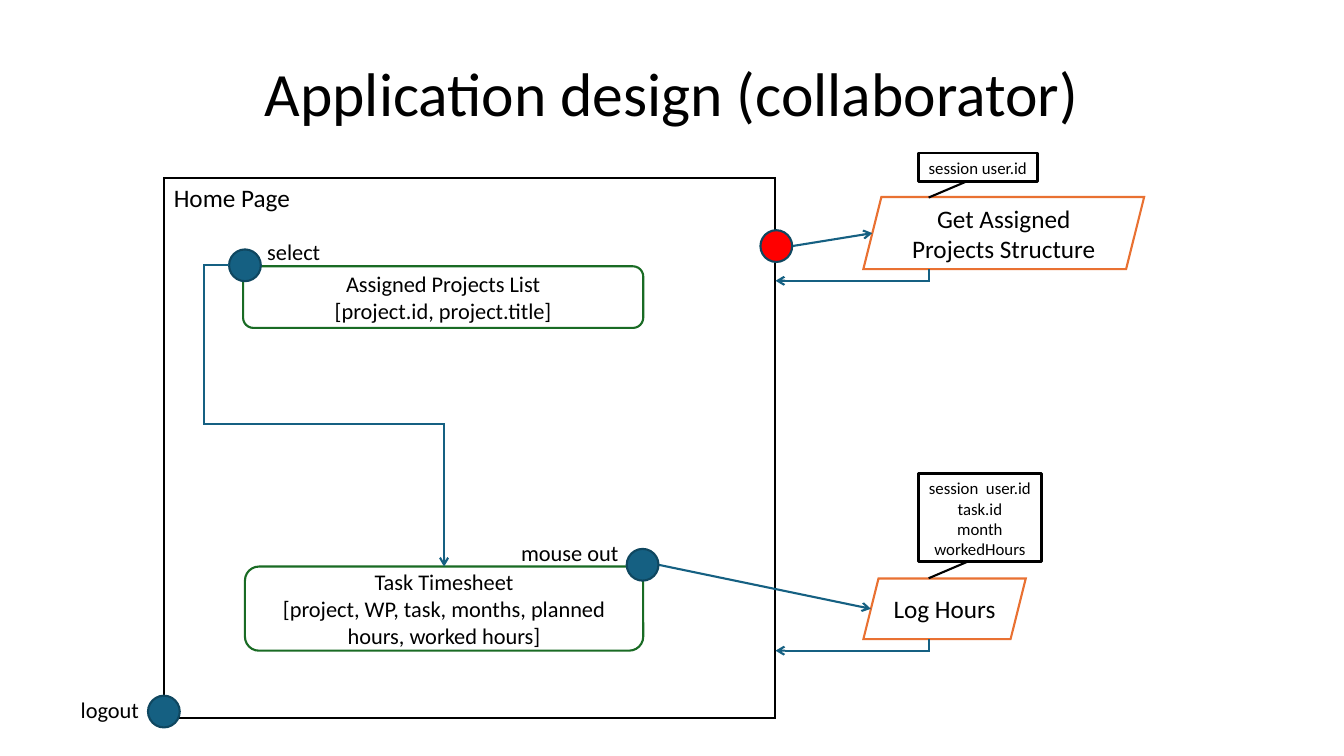
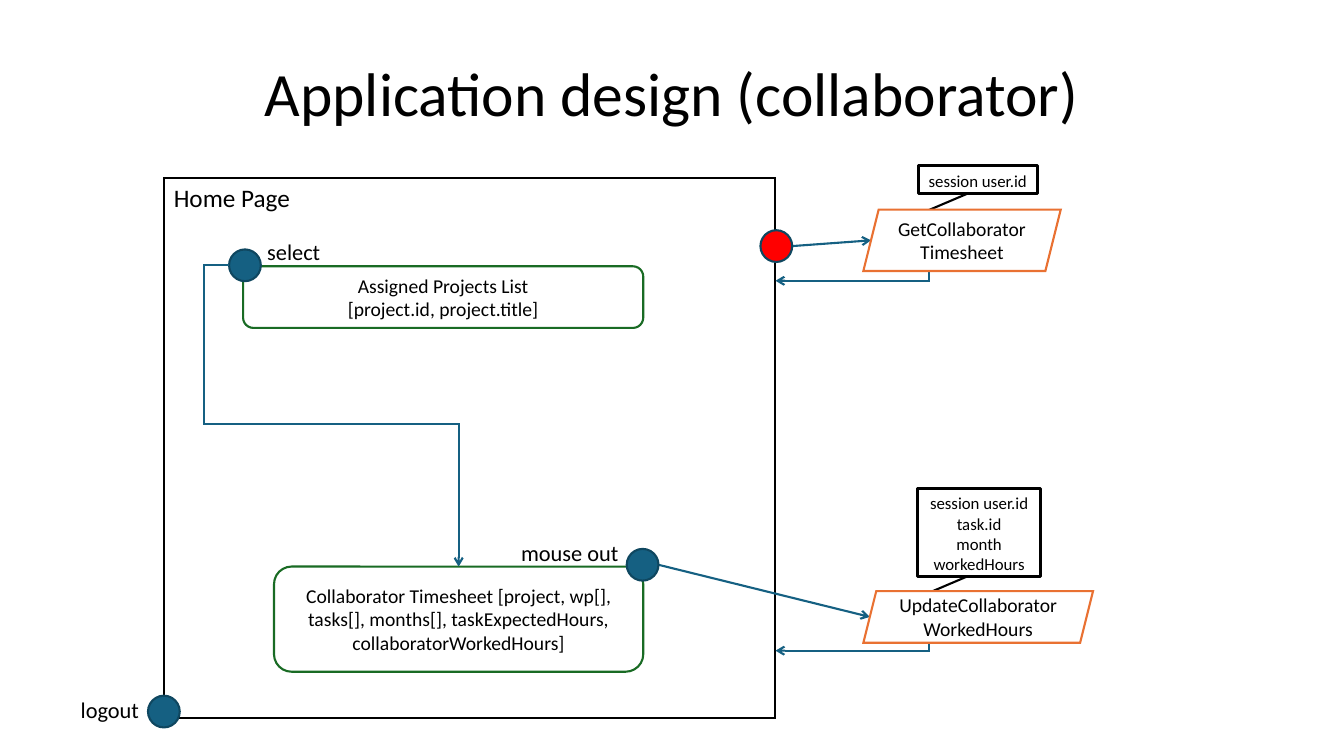
Before and after one commit to gilbertobrambilla/tiw-2026-html, a slide deck: slide 33 of docs/TIW_documentazione.pptx. Drawn at 1344x756 pixels with LibreOffice and Linux fonts; fonts in the diff are those of the drawing. Boxes give left, top, right and bottom in pixels: in the first picture for what was removed or moved away, otherwise in the second. Text is boxed around its words. In the diff, an @@ line names an element or a change of style, - is before the commit and + after.

```diff
--- a/docs/TIW_documentazione.pptx
+++ b/docs/TIW_documentazione.pptx
@@ rectangle "session user.id": place and size @@
-rectangle "session user.id" at <box>919,153,1037,181</box>
+rectangle "session user.id" at <box>919,165,1037,194</box>
@@ parallelogram "GetCollaboratorTimesheet": place and size @@
-parallelogram "GetCollaboratorTimesheet" at <box>864,198,1145,270</box>
+parallelogram "GetCollaboratorTimesheet" at <box>864,210,1062,271</box>
@@ text in parallelogram at <box>912,210,1095,263</box>: text changed; size 18 to 14 pt @@
-Get Assigned Projects Structure
+GetCollaboratorTimesheet
@@ elbow arrow moved from (229, 265) - (445, 567) to (229, 265) - (459, 567) @@
@@ rounded rectangle "Assigned Projects List" at <box>243,266,643,328</box>: size 16 to 14 pt @@
@@ arrow moved from (792, 246) - (872, 233) to (792, 246) - (871, 240) @@
@@ rounded rectangle "Collaborator Timesheet [project, wp[], tasks[], ...": place and size @@
-rounded rectangle "Collaborator Timesheet [project, wp[], tasks[], ..." at <box>245,567,643,650</box>
+rounded rectangle "Collaborator Timesheet [project, wp[], tasks[], ..." at <box>274,567,643,671</box>
@@ arrow moved from (658, 565) - (871, 609) to (658, 565) - (870, 617) @@
@@ text in rounded rectangle at <box>306,588,611,653</box>: text changed; size 16 to 14 pt @@
-Task Timesheet
-[project, WP, task, months, planned hours, worked hours]
+Collaborator Timesheet [project, wp[], tasks[], months[], taskExpectedHours, collaboratorWorkedHours]
@@ parallelogram "UpdateCollaboratorWorkedHours": place and size @@
-parallelogram "UpdateCollaboratorWorkedHours" at <box>864,579,1026,639</box>
+parallelogram "UpdateCollaboratorWorkedHours" at <box>864,591,1094,642</box>
@@ 2 lines, 1 rectangle: place and size @@
-2 lines, 1 rectangle at <box>919,180,1043,579</box>
+2 lines, 1 rectangle at <box>918,194,1042,594</box>
@@ text in parallelogram at <box>894,601,995,623</box>: text changed; size 18 to 14 pt @@
-Log Hours
+UpdateCollaboratorWorkedHours
```
Also in this commit, not shown: 18 other slides changed, 4 slides added, 2 slides removed.
